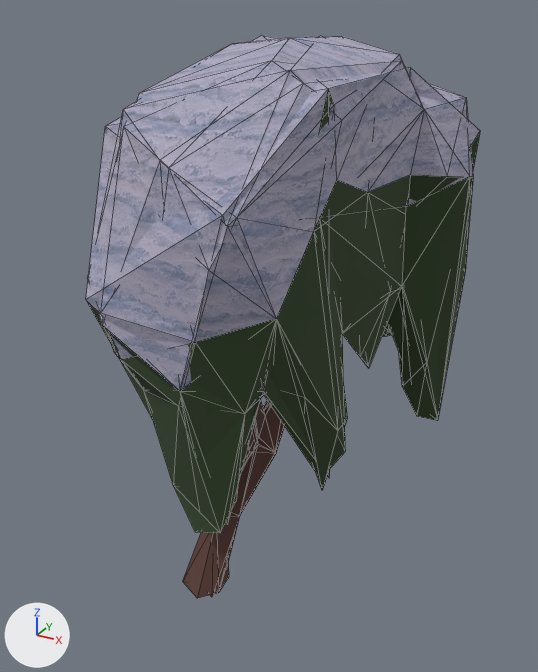
The glTF model data/models/board/willow-snow.glb, before and after one commit.
Camera for both pictures: a 50 mm lens placed at (19.3, -39.8, 31.4), pointed at (-1.4, -2.0, 12.5). Arrows for +X, +Y and +Z are at lower left; the lights stay in place. The picture after the commit comes second. Mesh edges are drawn as thin lines. Where no turn or scale is listed for an object, it has been applied to the vertices.

The first picture shows 'willow-snow-lod0.001', 'willow-snow-lod1.001', 'willow-snow-lod2.001'.
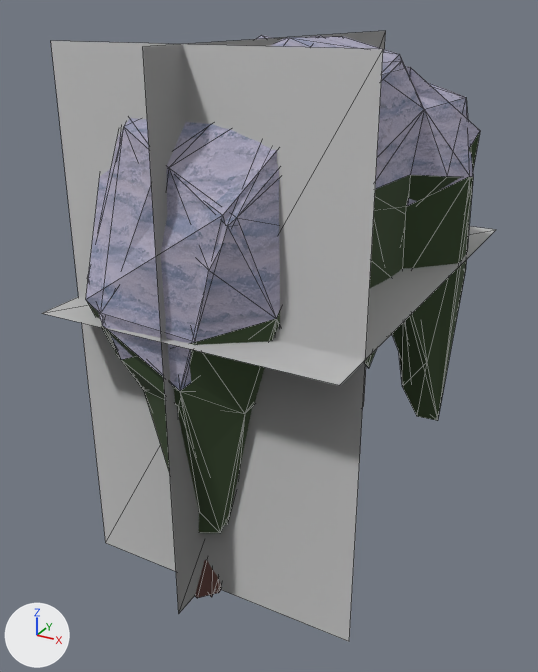
The newer file is also turned or shifted as a whole; pictures and numbers use the older file's frame.

Changed parts and their boxes (x1, y1, x2, y2) in the pictures (538 x 672 px):
'willow-snow-lod3.001', added: after (43, 31, 495, 641)

Patch to the scene script:
```diff
--- a/data/models/board/willow-snow.glb.py
+++ b/data/models/board/willow-snow.glb.py
@@ mat_impostor @@
+mat_impostor = bpy.data.materials.new('impostor')
+# nodes: BsdfPrincipled, Mix, OutputMaterial, VertexColor
@@ me_willow_snow_lod3 @@
+me_willow_snow_lod3.from_pydata(...)  # 12 vertices, 6 faces; spans x -7.7..9.3, y -2.8..24.8, z 0.0..30.0
+me_willow_snow_lod3.materials.append(mat_impostor)  # its picture is missing
@@ ob_willow_snow_lod3_001 @@
+ob_willow_snow_lod3_001 = bpy.data.objects.new('willow-snow-lod3.001', me_willow_snow_lod3)
+ob_willow_snow_lod3_001.location = (-0.8, -11.01, 0.0)
```
